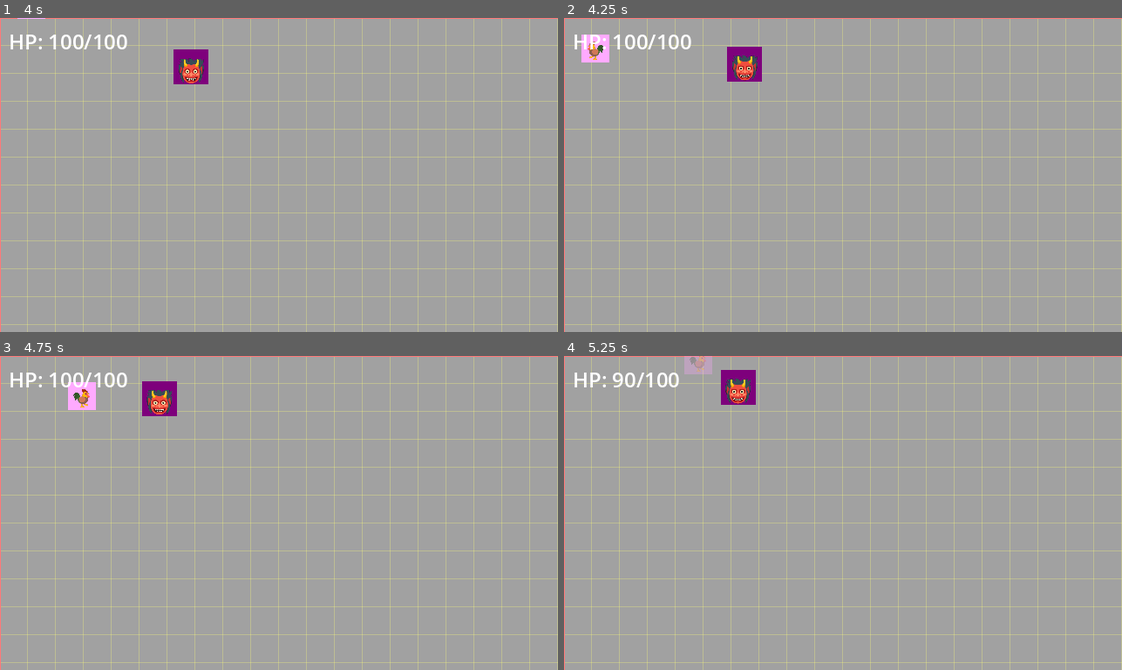
Above: before the commit, frames 1-4 (two rows, left to right).
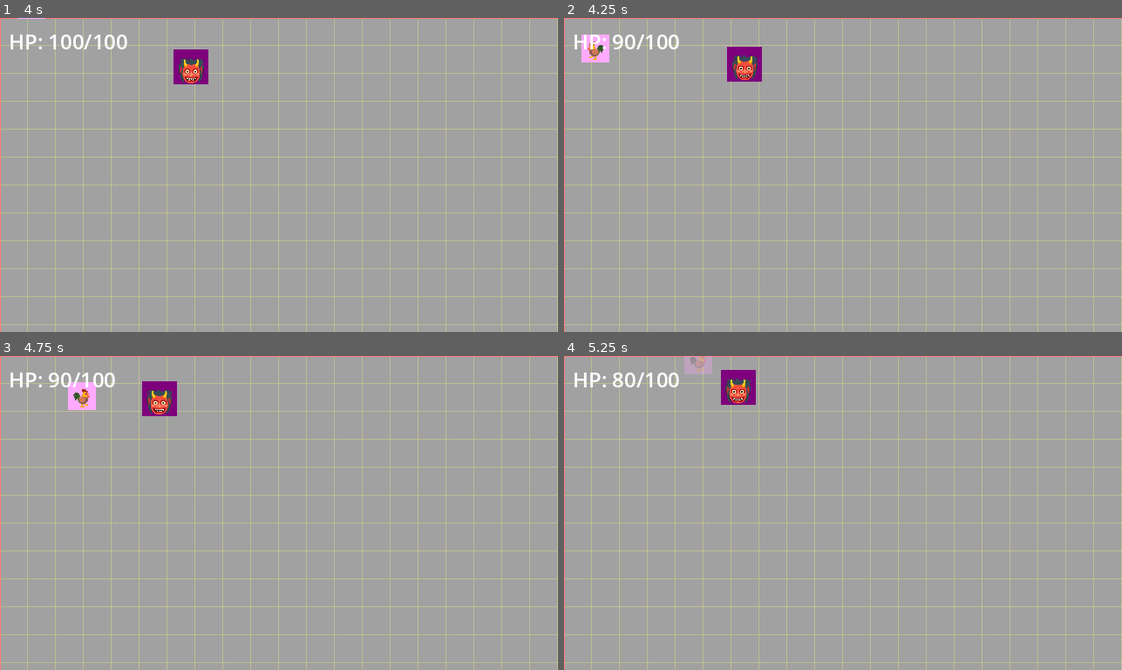
Above: after the commit, the same moments.

Repository: thejoshyee/sarimanok-game
Game: Godot game, scene res://main.tscn
The game is run twice, just before and just after one commit, with the same random seed, the same clock (stepped at 60 frames per second) and the same inputs.
Inputs:
- Up to frame 1 (4 s): hold Up (move_up) 0.53-2.03 s; hold A (move_left) 2.03-3.53 s; hold S (move_down) from 3.53 s (still down)
- Up to frame 2 (4.25 s): keep holding S (move_down)
- Up to frame 3 (4.75 s): release S (move_down) at 4.28 s; hold Right (move_right) from 4.28 s (still down)
- Up to frame 4 (5.25 s): release Right (move_right) at 5.03 s; hold Up (move_up) from 5.03 s (still down)

Frame 1 is identical in both runs. In frame 2, 0.3% of the frame differs, in the area x 8-23%, y 5-10%; in frame 3, 0.3%; in frame 4, less than 0.1%.

Commit message:
feat: integrate pool initialization into main scene startup
- Register pools from Inspector-configurable array in _ready()
- Pre-warm all pools before gameplay systems start
- Document initialization order for other developers

Diff:
--- a/game/main.tscn
+++ b/game/main.tscn
@@ -1,7 +1,9 @@
-[gd_scene load_steps=7 format=3 uid="uid://cxqxr03wo51p8"]
+[gd_scene load_steps=9 format=3 uid="uid://cxqxr03wo51p8"]
 
 [ext_resource type="Script" uid="uid://bknm7mckcoe48" path="res://scripts/main.gd" id="1_ig7tw"]
 [ext_resource type="PackedScene" uid="uid://cpkbwqsncisvf" path="res://scenes/player/player.tscn" id="2_0xm2m"]
+[ext_resource type="Script" uid="uid://dnolhjriaskgh" path="res://resources/pool_config.gd" id="2_272bh"]
+[ext_resource type="Resource" uid="uid://cwo11ojx1iw81" path="res://resources/test_enemy_pool.tres" id="3_5vw27"]
 [ext_resource type="PackedScene" uid="uid://cg2j7pspt52yr" path="res://scenes/ui/pause_menu.tscn" id="3_h2yge"]
 [ext_resource type="PackedScene" uid="uid://coqhlglw7m7ay" path="res://scenes/enemies/test_enemy.tscn" id="4_1bvp3"]
 [ext_resource type="Script" uid="uid://dmuri4ffvpoe1" path="res://scripts/hud.gd" id="5_lquwl"]
@@ -11,6 +13,7 @@
 
 [node name="Node2D" type="Node2D"]
 script = ExtResource("1_ig7tw")
+pool_configs = Array[ExtResource("2_272bh")]([ExtResource("3_5vw27")])
 
 [node name="ColorRect" type="ColorRect" parent="."]
 offset_right = 640.0
--- a/game/scripts/main.gd
+++ b/game/scripts/main.gd
@@ -1,8 +1,24 @@
 extends Node2D
 
+# Pool configurations to initialize at startup
+@export var pool_configs: Array[PoolConfig] = []
 
 # Called when the node enters the scene tree for the first time.
 func _ready():
+	# INITIALIZATION ORDER:
+		# 1. Register all pools from pool_configs array (configured in Inspector)
+		# 2. Pre-warm all pools (allocates instances before gameplay)
+		# 3. Rest of scene initialization (camera, viewport, etc.)
+		#
+		# Other systems should use PoolManager.spawn() and PoolManager.despawn()
+		# instead of instantiate() and queue_free() during gameplay
+
+	# initialize pools before any gameplay systems start
+	for config in pool_configs:
+		PoolManager.register_pool(config)
+	PoolManager.preload_all()
+	print("Enemy pool stats: ", PoolManager.get_pool_stats("enemy_test"))
+
 	# Print viewport size to confirm 640×360
 	var viewport_size = get_viewport().get_visible_rect().size
 	print("Viewport size: ", viewport_size)
Not shown, changed: .taskmaster/docs/modules/README.md
Not shown, changed: .taskmaster/docs/modules/characters/prd-characters-endless.md
Not shown, changed: .taskmaster/docs/modules/characters/prd-characters-variants.md
Not shown, changed: .taskmaster/docs/modules/core/prd-core-foundation.md
Not shown, changed: .taskmaster/docs/modules/core/prd-core-progression.md
Not shown, changed: .taskmaster/docs/modules/core/prd-core-weapons.md
Not shown, changed: .taskmaster/docs/modules/launch/prd-launch-execute.md
Not shown, changed: .taskmaster/docs/modules/launch/prd-launch-prep.md
Not shown, changed: .taskmaster/docs/modules/polish/prd-polish-content.md
Not shown, changed: .taskmaster/docs/modules/polish/prd-polish-feel.md
Not shown, changed: .taskmaster/docs/modules/polish/prd-polish-release.md
Not shown, changed: .taskmaster/docs/modules/progression/prd-progression-meta.md
(and 5 more such lines)
